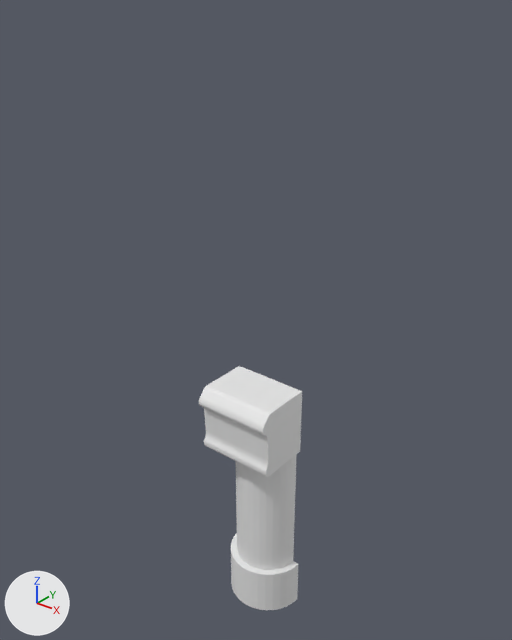
The FBX model Assets/Models/EnarcYm2/EnarcYm OutPole.fbx as it was, and as the next commit left it.
Camera for both pictures: a 50 mm lens placed at (1.055, -1.38, 1.723), pointed at (-0.023, -0.033, 0.888). Arrows for +X, +Y and +Z are at lower left; the lights stay in place. Where no turn or scale is listed for an object, it has been applied to the vertices.

Script lines for the objects in view, before the commit:
```python
me_円柱_001 = bpy.data.meshes.new('円柱.001')
me_円柱_001.from_pydata(...)  # 34 vertices, 19 faces; spans x -0.12..0.12, y -0.12..0.0, z -0.075..0.075
me_円柱_002 = bpy.data.meshes.new('円柱.002')
me_円柱_002.from_pydata(...)  # 34 vertices, 19 faces; spans x -0.1..0.1, y -0.1..0.0, z -0.225..0.225
me_平面_007 = bpy.data.meshes.new('平面.007')
me_平面_007.from_pydata(...)  # 68 vertices, 36 faces; spans x -0.113..0.113, y -0.1..0.075, z -0.2..0.0
ob_円柱 = bpy.data.objects.new('円柱', me_円柱_002)
ob_円柱.location = (0.0, 0.0, 0.3)
ob_円柱_001 = bpy.data.objects.new('円柱.001', me_円柱_001)
ob_円柱_001.location = (0.0, 0.0, 0.0)
ob_平面 = bpy.data.objects.new('平面', me_平面_007)
ob_平面.location = (0.0, -0.075, 0.7)
```
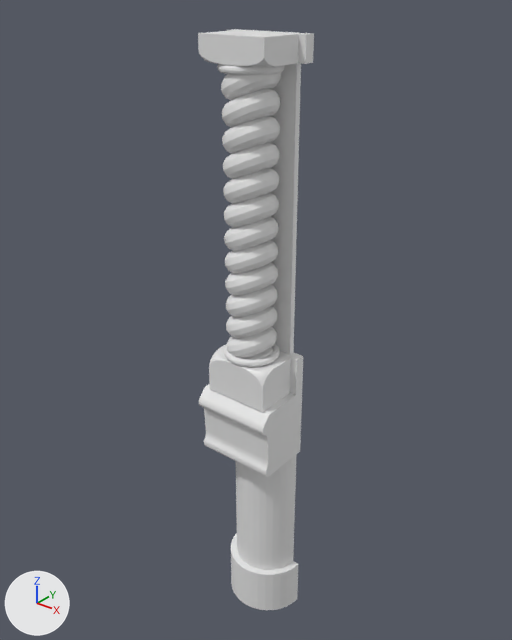
Commit message: Update: EnarcYm2 models

What differs and where, as boxes (x1, y1, x2, y2) in the pictures (512 x 640 px):
'立方体', added
    after: (271, 63, 301, 354)
'立方体.001', added
    after: (209, 345, 291, 412)
'立方体.004', added
    after: (198, 30, 299, 67)
'トーラス.010', added
    after: (222, 88, 280, 127)
'トーラス.009', added
    after: (222, 116, 280, 153)
'トーラス.008', added
    after: (223, 142, 280, 179)
'トーラス.007', added
    after: (223, 168, 279, 204)
'トーラス.006', added
    after: (224, 193, 279, 228)
'トーラス.005', added
    after: (224, 217, 279, 251)
'トーラス.004', added
    after: (225, 240, 278, 274)
'トーラス.003', added
    after: (225, 263, 278, 296)
'トーラス.012', added
    after: (221, 72, 281, 100)
'トーラス.002', added
    after: (226, 285, 278, 317)
'トーラス.001', added
    after: (226, 306, 277, 338)
'トーラス', added
    after: (226, 327, 277, 358)
'立方体.002', added
    after: (227, 29, 314, 64)
'トーラス.100', added
    after: (217, 64, 284, 75)
'立方体.005', added
    after: (280, 351, 303, 396)
'トーラス.101', added
    after: (224, 343, 280, 367)
'トーラス.013', added
    after: (243, 347, 273, 359)
'トーラス.011', added
    after: (248, 31, 275, 35)

The change, as a diff of the scene's bpy script:
```diff
--- a/Assets/Models/EnarcYm2/EnarcYm OutPole.fbx.py
+++ b/Assets/Models/EnarcYm2/EnarcYm OutPole.fbx.py
@@ ob_トーラス @@
+ob_トーラス = bpy.data.objects.new('トーラス', me_トーラス)  # 576 vertices, 576 faces; spans x -0.0661..0.0661, y -0.07..0.07, z -0.0468..0.0468
+ob_トーラス.location = (0.0, -0.08, 0.85)
@@ ob_トーラス_010 @@
+ob_トーラス_010 = bpy.data.objects.new('トーラス.010', me_トーラス.copy())
+ob_トーラス_010.location = (0.0, -0.08, 1.45)
@@ ob_トーラス_009 @@
+ob_トーラス_009 = bpy.data.objects.new('トーラス.009', me_トーラス.copy())
+ob_トーラス_009.location = (0.0, -0.08, 1.39)
@@ ob_トーラス_003 @@
+ob_トーラス_003 = bpy.data.objects.new('トーラス.003', me_トーラス.copy())
+ob_トーラス_003.location = (0.0, -0.08, 1.03)
@@ ob_トーラス_004 @@
+ob_トーラス_004 = bpy.data.objects.new('トーラス.004', me_トーラス.copy())
+ob_トーラス_004.location = (0.0, -0.08, 1.09)
@@ ob_立方体_002 @@
+ob_立方体_002 = bpy.data.objects.new('立方体.002', me_立方体_002)  # a box spanning x -0.113..0.113, y -0.015..0.015, z -0.03..0.03
+ob_立方体_002.location = (0.0, -0.015, 1.58)
@@ ob_立方体 @@
+ob_立方体 = bpy.data.objects.new('立方体', me_立方体)  # a box spanning x -0.08..0.08, y -0.008..0.008, z -0.37..0.37
+ob_立方体.location = (0.0, -0.008, 1.18)
@@ ob_トーラス_006 @@
+ob_トーラス_006 = bpy.data.objects.new('トーラス.006', me_トーラス.copy())
+ob_トーラス_006.location = (0.0, -0.08, 1.21)
@@ ob_トーラス_007 @@
+ob_トーラス_007 = bpy.data.objects.new('トーラス.007', me_トーラス.copy())
+ob_トーラス_007.location = (0.0, -0.08, 1.27)
@@ ob_トーラス_005 @@
+ob_トーラス_005 = bpy.data.objects.new('トーラス.005', me_トーラス.copy())
+ob_トーラス_005.location = (0.0, -0.08, 1.15)
@@ ob_立方体_001 @@
+ob_立方体_001 = bpy.data.objects.new('立方体.001', me_立方体_001)  # 80 vertices, 60 faces; spans x -0.093..0.093, y -0.06..0.06, z -0.055..0.055
+ob_立方体_001.location = (0.0, -0.09, 0.755)
@@ ob_トーラス_012 @@
+ob_トーラス_012 = bpy.data.objects.new('トーラス.012', me_トーラス.copy())
+ob_トーラス_012.location = (0.0, -0.08, 1.51)
@@ ob_トーラス_011 @@
+ob_トーラス_011 = bpy.data.objects.new('トーラス.011', me_トーラス.copy())
+ob_トーラス_011.location = (0.0, -0.08, 1.57)
@@ ob_トーラス_100 @@
+ob_トーラス_100 = bpy.data.objects.new('トーラス.100', me_トーラス_012)  # a torus around z (ring radius 0.065, tube radius 0.01) spanning x -0.075..0.075, y -0.075..0.075, z -0.01..0.01
+ob_トーラス_100.location = (0.0, -0.08, 1.54)
@@ ob_トーラス_013 @@
+ob_トーラス_013 = bpy.data.objects.new('トーラス.013', me_トーラス.copy())
+ob_トーラス_013.location = (0.0, -0.08, 0.79)
@@ ob_立方体_004 @@
+ob_立方体_004 = bpy.data.objects.new('立方体.004', me_立方体_004)  # 80 vertices, 60 faces; spans x -0.05..0.05, y -0.05..0.05, z -0.05..0.05
+ob_立方体_004.location = (0.0, -0.09, 1.58)
+ob_立方体_004.rotation_euler = (0.0, 0.0, -3.142)  # degrees (0, 0, -180)
+ob_立方体_004.scale = (-1.85, -1.2, -0.6)
@@ ob_トーラス_001 @@
+ob_トーラス_001 = bpy.data.objects.new('トーラス.001', me_トーラス.copy())
+ob_トーラス_001.location = (0.0, -0.08, 0.91)
@@ ob_トーラス_002 @@
+ob_トーラス_002 = bpy.data.objects.new('トーラス.002', me_トーラス.copy())
+ob_トーラス_002.location = (0.0, -0.08, 0.97)
@@ ob_トーラス_008 @@
+ob_トーラス_008 = bpy.data.objects.new('トーラス.008', me_トーラス.copy())
+ob_トーラス_008.location = (0.0, -0.08, 1.33)
@@ ob_トーラス_101 @@
+ob_トーラス_101 = bpy.data.objects.new('トーラス.101', me_トーラス_012.copy())
+ob_トーラス_101.location = (0.0, -0.08, 0.82)
@@ ob_立方体_005 @@
+ob_立方体_005 = bpy.data.objects.new('立方体.005', me_立方体_005)  # a box spanning x -0.113..0.113, y -0.015..0.015, z -0.055..0.055
+ob_立方体_005.location = (0.0, -0.015, 0.755)
```
